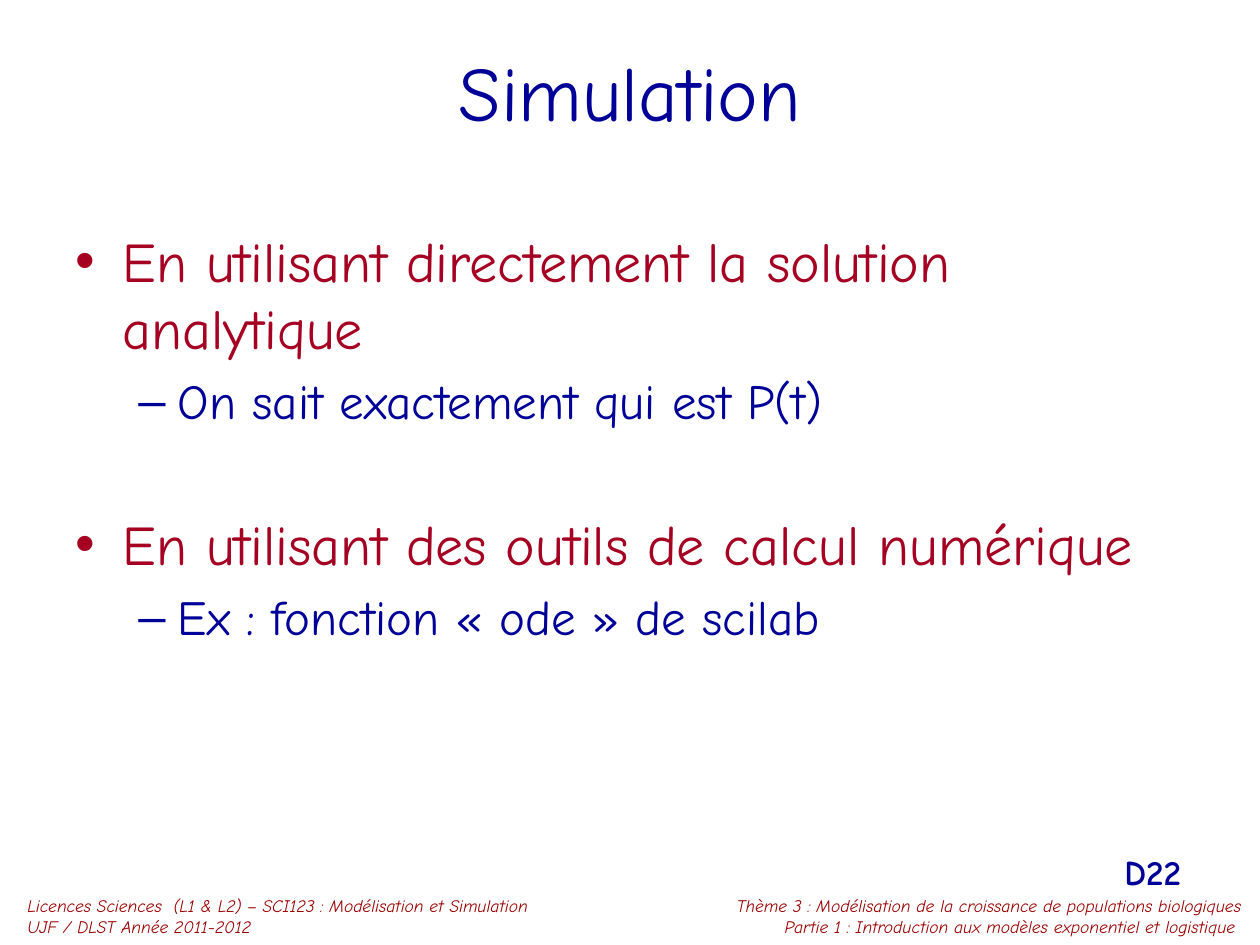
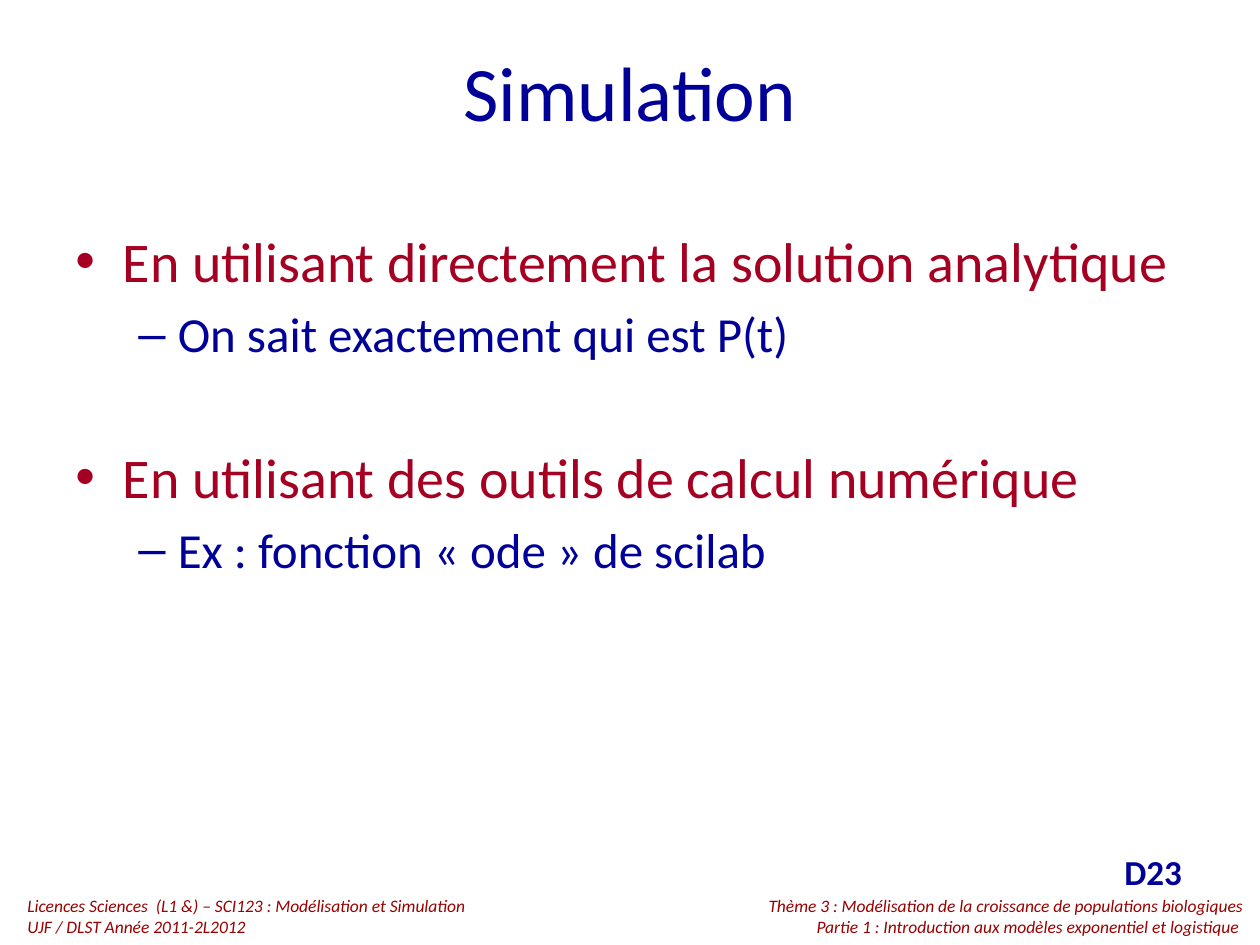
Before and after one commit to cayek/PopulationDynamics, a slide deck: slide 23 of TD/TD1_DynaPops.pptx (slide 22 before the commit). Drawn at 1260x945 pixels with LibreOffice and Linux fonts; fonts in the diff are those of the drawing. Boxes give left, top, right and bottom in pixels: in the first picture for what was removed or moved away, otherwise in the second. Text is boxed around its words. In the diff, an @@ line names an element or a change of style, - is before the commit and + after.

```diff
--- a/TD/TD1_DynaPops.pptx
+++ b/TD/TD1_DynaPops.pptx
@@ page number removed at [1124,861,1181,886] @@
-D22
@@ page number added at [1124,862,1182,886], 20 pt, text #000099, bold @@
+D23
@@ text at [27,899,465,933]: text changed; font Comic Neue to Calibri @@
-Licences Sciences (L1 & L2) – SCI123 : Modélisation et Simulation
-UJF / DLST Année 2011-2012
+Licences Sciences (L1 &) – SCI123 : Modélisation et Simulation
+UJF / DLST Année 2011-2L2012
@@ font Comic Neue to Calibri in 3 elements at [463,67,796,122], [123,243,1167,569], [769,900,1243,936] @@
@@ text "Thème 3 : Modélisation de ...": place and size @@
-text "Thème 3 : Modélisation de ..." at [737,899,1241,937]
+text "Thème 3 : Modélisation de ..." at [769,900,1243,936]
```
Also in this commit, not shown: 24 other slides changed, 1 slide added, 31 slides removed.
